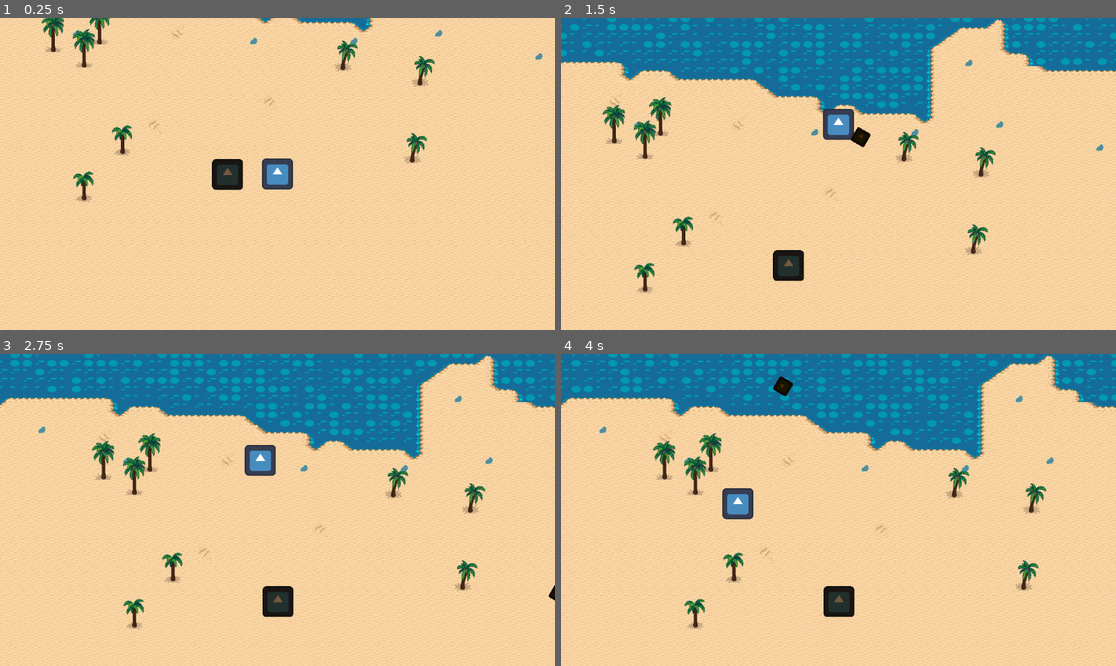
Above: before the commit, frames 1-4 (two rows, left to right).
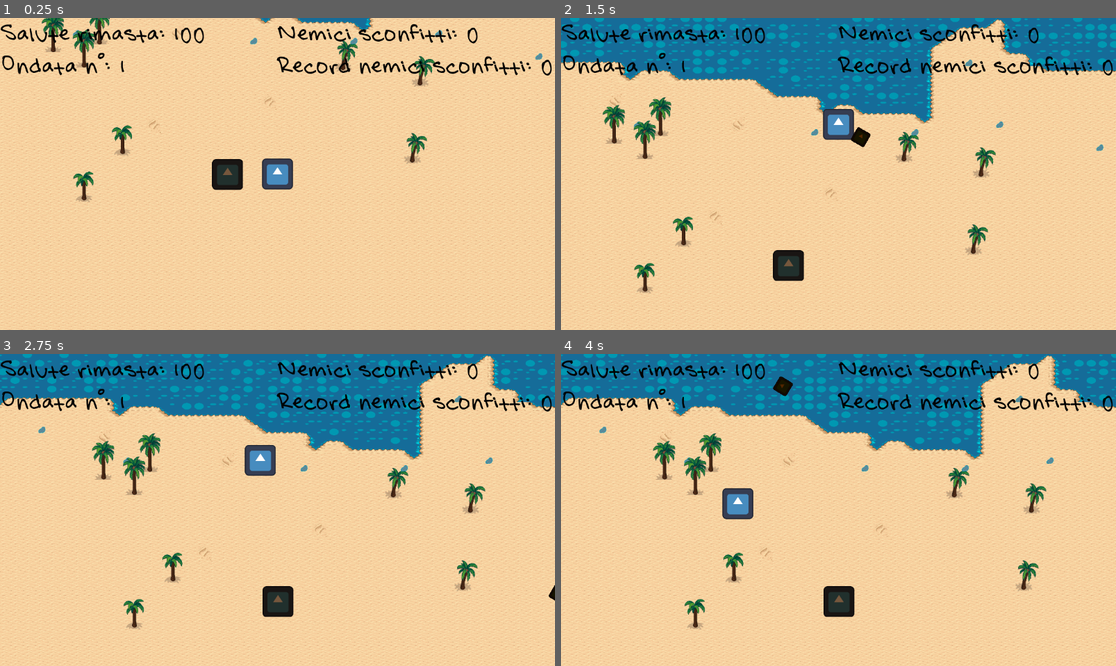
Above: after the commit, the same moments.

Repository: xMarcoMax/BeatchSlash
Game: Godot game, scene res://Scenes/level.tscn
The game is run twice, just before and just after one commit, with the same random seed, the same clock (stepped at 60 frames per second) and the same inputs. The engine's default icon, where the game draws it, is replaced by a stand-in: a white triangle on a blue panel in a dark square.
Inputs (mouse positions are in pixels of both pictures, inside the frame that each line leads up to):
- Up to frame 1 (0.25 s): no input
- Up to frame 2 (1.5 s): tap Enter at 0.5 s; move the mouse to (810, 236) at 0.52 s; hold Space (run) 0.53-1.28 s; hold Up (ui_up) from 0.53 s (still down); move the mouse to (1005, 220) at 1.27 s; right-click (1005, 220) at 1.35 s
- Up to frame 3 (2.75 s): move the mouse to (111, 463) at 2.02 s; release Up (ui_up) at 2.03 s; press the mouse at (111, 463) at 2.03 s; hold Left (ui_left) from 2.03 s (still down)
- Up to frame 4 (4 s): move the mouse to (866, 510) at 2.77 s; release the mouse at (866, 510) at 2.78 s; tap Space (run) at 2.85 s; move the mouse to (755, 432) at 3.52 s; release Left (ui_left) at 3.53 s; hold Down (ui_down) from 3.53 s (still down); hold Right mouse button (shoot_sand) from 3.53 s (still down)

The runs differ from the first frame. In frame 1, 2.2% of the frame differs, in the area x 0-100%, y 1-19%; in frame 2, 5.1%, in the area x 0-100%, y 0-29%; in frame 3, 5.0%; in frame 4, 5.0%.

Commit message:
Aggiunta bozza di hud e codice per aggiornarla

Diff:
--- /dev/null
+++ b/Objects/hud.tscn
@@ -0,0 +1,56 @@
+[gd_scene load_steps=3 format=3 uid="uid://cgy5p47lpk3mu"]
+
+[ext_resource type="Script" path="res://Scripts/hud.gd" id="1_2lhhg"]
+[ext_resource type="FontFile" uid="uid://ca1jm1oqv16by" path="res://Assets/Fonts/Summer.ttf" id="1_bc8po"]
+
+[node name="HUD" type="CanvasLayer"]
+script = ExtResource("1_2lhhg")
+
+[node name="VBoxContainer" type="VBoxContainer" parent="."]
+anchors_preset = -1
+anchor_right = 0.135417
+anchor_bottom = 0.201
+offset_left = 4.0
+offset_right = 4.0
+offset_bottom = -0.248001
+metadata/_edit_use_anchors_ = true
+
+[node name="Health" type="Label" parent="VBoxContainer"]
+layout_mode = 2
+theme_override_colors/font_color = Color(0, 0, 0, 1)
+theme_override_fonts/font = ExtResource("1_bc8po")
+theme_override_font_sizes/font_size = 40
+text = "Salute"
+
+[node name="Wave" type="Label" parent="VBoxContainer"]
+layout_mode = 2
+theme_override_colors/font_color = Color(0, 0, 0, 1)
+theme_override_fonts/font = ExtResource("1_bc8po")
+theme_override_font_sizes/font_size = 40
+text = "Ondata
+"
+
+[node name="VBoxContainer2" type="VBoxContainer" parent="."]
+anchors_preset = -1
+anchor_left = 0.647569
+anchor_right = 1.0
+anchor_bottom = 0.200617
+offset_left = -4.0
+offset_right = -4.0
+grow_horizontal = 0
+alignment = 2
+metadata/_edit_use_anchors_ = true
+
+[node name="EnemyDefeated" type="Label" parent="VBoxContainer2"]
+layout_mode = 2
+theme_override_colors/font_color = Color(0, 0, 0, 1)
+theme_override_fonts/font = ExtResource("1_bc8po")
+theme_override_font_sizes/font_size = 40
+text = "Donne sconfitte"
+
+[node name="MaxDefeated" type="Label" parent="VBoxContainer2"]
+layout_mode = 2
+theme_override_colors/font_color = Color(0, 0, 0, 1)
+theme_override_fonts/font = ExtResource("1_bc8po")
+theme_override_font_sizes/font_size = 40
+text = "Record per partita"
--- a/Scenes/level.tscn
+++ b/Scenes/level.tscn
@@ -1,8 +1,9 @@
-[gd_scene load_steps=18 format=4 uid="uid://bl61hfkyhdt23"]
+[gd_scene load_steps=19 format=4 uid="uid://bl61hfkyhdt23"]
 
 [ext_resource type="PackedScene" uid="uid://bwccdi1diecof" path="res://Characters/player.tscn" id="1_6bqah"]
 [ext_resource type="Script" path="res://Scripts/level.gd" id="1_nesj5"]
 [ext_resource type="Script" path="res://Scripts/enemy_spawn.gd" id="2_28emp"]
+[ext_resource type="PackedScene" uid="uid://cgy5p47lpk3mu" path="res://Objects/hud.tscn" id="2_c5jan"]
 [ext_resource type="Script" path="res://Scripts/player.gd" id="2_oi1h6"]
 [ext_resource type="Texture2D" uid="uid://b7o6kaeiy5qfc" path="res://Assets/Tiles/sand.png" id="2_rfw8i"]
 [ext_resource type="PackedScene" uid="uid://b0kya84v0rrp1" path="res://Objects/projectiles.tscn" id="3_3qltc"]
@@ -576,6 +577,8 @@
 [node name="Level" type="Node2D"]
 script = ExtResource("1_nesj5")
 
+[node name="HUD" parent="." instance=ExtResource("2_c5jan")]
+
 [node name="World" type="Node2D" parent="."]
 
 [node name="EnemySpawn" type="Area2D" parent="World"]
@@ -619,18 +622,6 @@
 limit_right = 2300
 limit_bottom = 550
 
-[node name="Health" type="Label" parent="Player/Camera2D"]
-offset_left = -1011.0
-offset_top = 423.0
-offset_right = -971.0
-offset_bottom = 446.0
-
-[node name="WaveNumber" type="Label" parent="Player/Camera2D"]
-offset_left = -1011.0
-offset_top = 423.0
-offset_right = -971.0
-offset_bottom = 446.0
-
 [node name="Boyfriend" parent="." groups=["target"] instance=ExtResource("5_a1jco")]
 position = Vector2(804, -421)
 script = ExtResource("6_gulnw")
--- a/Scripts/enemy.gd
+++ b/Scripts/enemy.gd
@@ -7,7 +7,6 @@
 
 @export var hp = 100
 @export var damage = 10
-var hit
 
 func _ready():
 	target = get_node("../Boyfriend")
--- /dev/null
+++ b/Scripts/hud.gd
@@ -0,0 +1,18 @@
+extends CanvasLayer
+
+@onready var health =$VBoxContainer/Health
+@onready var wave = $VBoxContainer/Wave
+@onready var defeated = $VBoxContainer2/EnemyDefeated
+@onready var record = $VBoxContainer2/MaxDefeated
+
+func set_health(value):
+	health.text = "Salute rimasta: " + str(value)
+
+func set_wave(value):
+	wave.text = "Ondata n°: "+str(value)
+
+func set_defeated(value):
+	defeated.text = "Nemici sconfitti: "+str(value)
+
+func set_record(value):
+	record.text = "Record nemici sconfitti: "+str(value)
--- a/Scripts/level.gd
+++ b/Scripts/level.gd
@@ -1,11 +1,19 @@
 extends Node2D
 
+@onready var player = $Player
+@onready var spawn_area = $World/EnemySpawn
+@onready var hud = $HUD
+
 var enemy = preload("res://Characters/enemy.tscn")
-@onready var spawn_area = $World/EnemySpawn
 var spawn_number = 5
-# Called when the node enters the scene tree for the first time.
 
 # Called every frame. 'delta' is the elapsed time since the previous frame.
+func _ready():
+	hud.set_health(100)
+	hud.set_wave(1)
+	hud.set_defeated(0)
+	hud.set_record(0)
+
 func _process(delta):
 	if spawn_number > 0:
 		var spawn_point = spawn_area.calculate_spawn_point()
Binary file added: Assets/Fonts/Roboto-Regular.ttf
Not shown, added: Assets/Fonts/Roboto-Regular.ttf.import
Binary file added: Assets/Fonts/Summer.ttf
Not shown, added: Assets/Fonts/Summer.ttf.import
